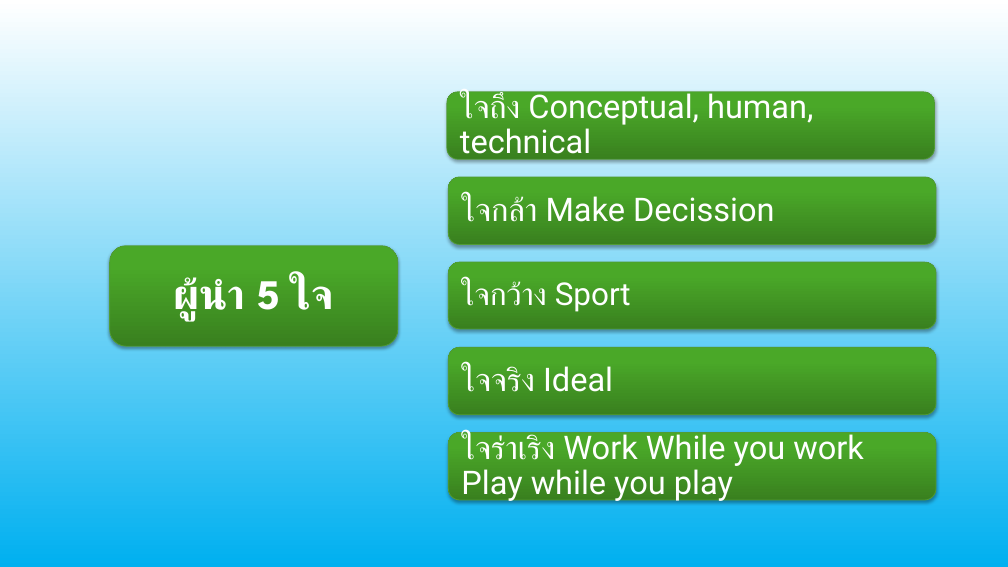
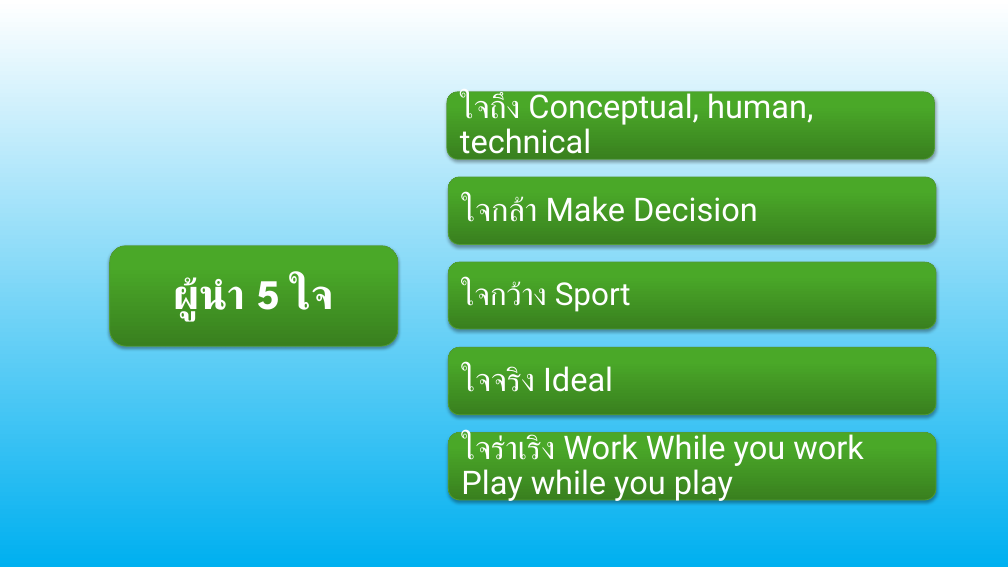
Before and after one commit to joblackpoc/Jobs_SSJ, a slide deck: slide 4 of Jirachart/5ดี5ด้าน.pptx. Drawn at 1008x567 pixels with LibreOffice and Linux fonts; fonts in the diff are those of the drawing. Boxes give left, top, right and bottom in pixels: in the first picture for what was removed or moved away, otherwise in the second. Text is boxed around its words. In the diff, an @@ line names an element or a change of style, - is before the commit and + after.

```diff
--- a/Jirachart/5ดี5ด้าน.pptx
+++ b/Jirachart/5ดี5ด้าน.pptx
@@ text at [461,195,758,222]: text changed @@
-ใจกล้า Make Decission
+ใจกล้า Make Decision
```
Also in this commit, not shown: 14 other files.
